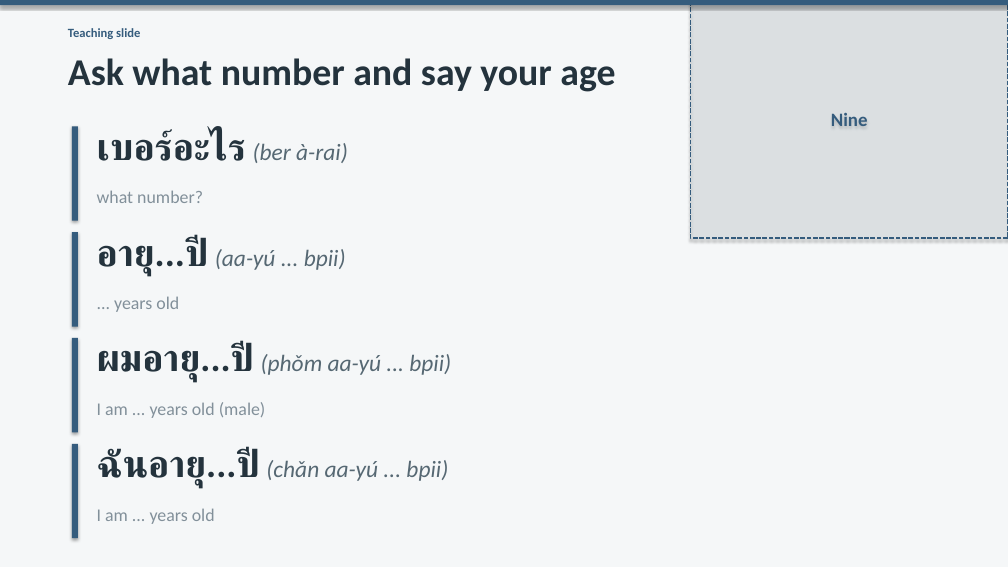
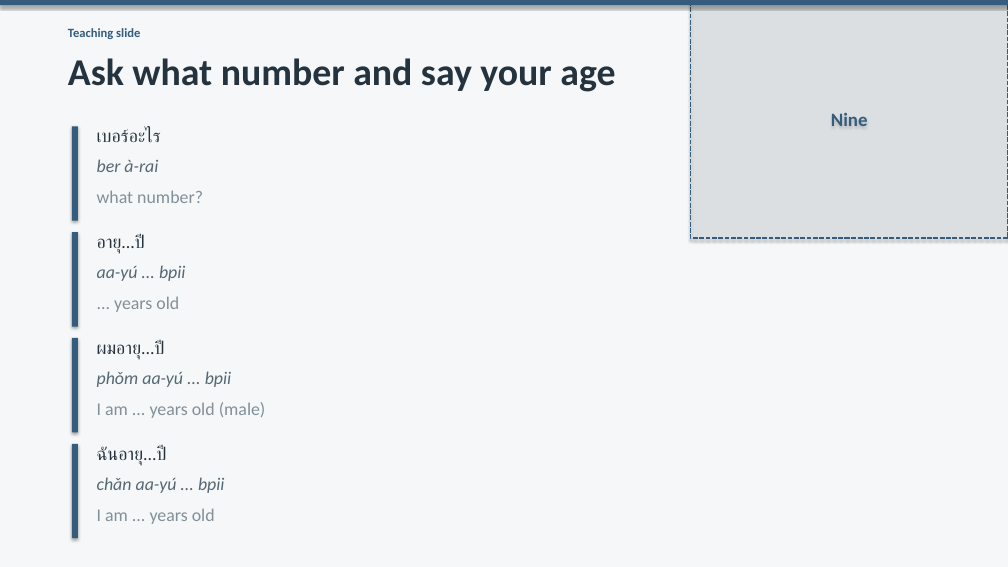
Before and after one commit to OTFTCS/thai-nine, a slide deck: slide 5 of course/modules/M01/L004/M01-L004-canva-deck.pptx. Drawn at 1008x567 pixels with LibreOffice and Linux fonts; fonts in the diff are those of the drawing. Boxes give left, top, right and bottom in pixels: in the first picture for what was removed or moved away, otherwise in the second. Text is boxed around its words. In the diff, an @@ line names an element or a change of style, - is before the commit and + after.

```diff
--- a/course/modules/M01/L004/M01-L004-canva-deck.pptx
+++ b/course/modules/M01/L004/M01-L004-canva-deck.pptx
@@ text added at box(97, 128, 161, 142), 17 pt, text #24333D @@
+เบอร์อะไร
@@ text at box(97, 159, 158, 172): text changed; size 22.3 to 17 pt @@
-เบอร์อะไร (ber à-rai)
+ber à-rai
@@ text added at box(97, 234, 143, 253), 17 pt, text #24333D @@
+อายุ...ปี
@@ text at box(97, 265, 186, 281): text changed; size 22.3 to 17 pt @@
-อายุ...ปี (aa-yú ... bpii)
+aa-yú ... bpii
@@ text added at box(97, 340, 163, 359), 17 pt, text #24333D @@
+ผมอายุ...ปี
@@ text at box(97, 371, 232, 387): text changed; size 22.3 to 17 pt @@
-ผมอายุ...ปี (phǒm aa-yú ... bpii)
+phǒm aa-yú ... bpii
@@ text added at box(97, 446, 164, 465), 17 pt, text #24333D @@
+ฉันอายุ...ปี
@@ text at box(97, 477, 225, 493): text changed; size 22.3 to 17 pt @@
-ฉันอายุ...ปี (chǎn aa-yú ... bpii)
+chǎn aa-yú ... bpii
```
Also in this commit, not shown: 4 other slides changed, 3 other files.
